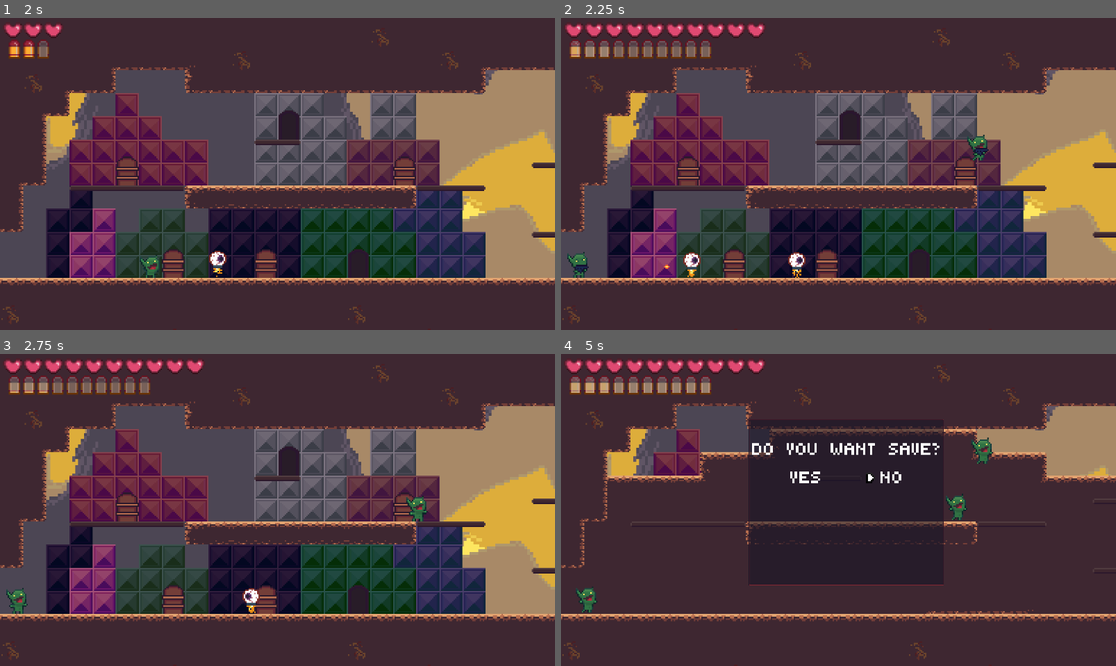
Above: before the commit, frames 1-4 (two rows, left to right).
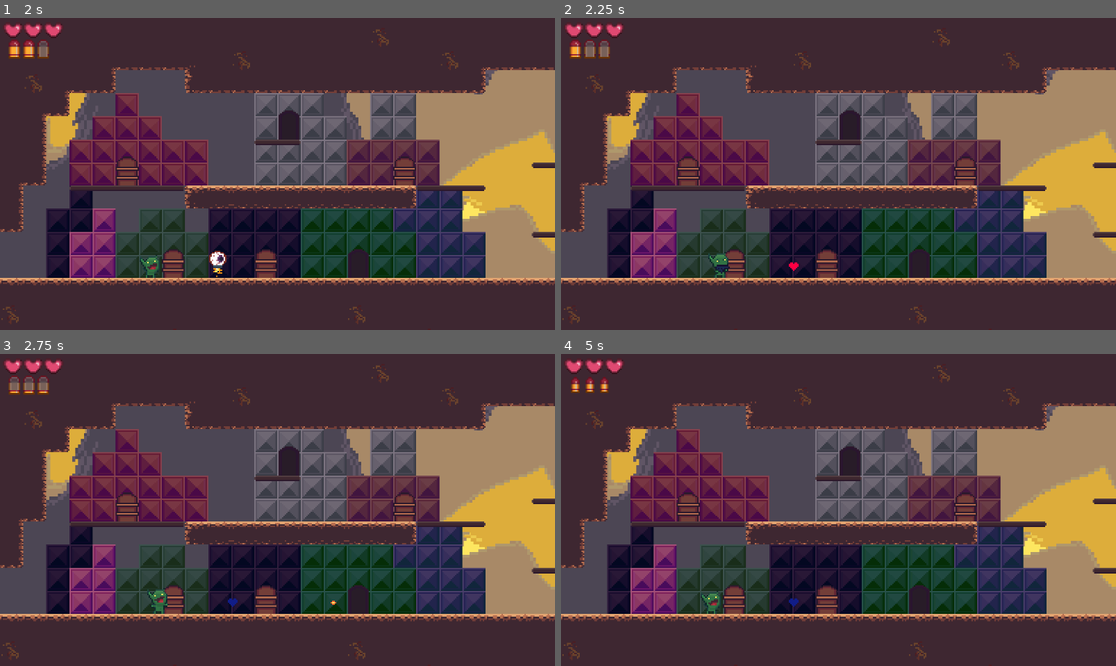
Above: after the commit, the same moments.

Repository: htimsekim/gobbo
Game: Godot game, scene res://src/title/titleMenu.tscn
Two runs of this game, one before a commit and one after it. Both use one fixed random seed, a clock stepped at 60 frames per second and the inputs below.
Inputs (mouse positions are in pixels of both pictures, inside the frame that each line leads up to):
- Up to frame 1 (2 s): click "new game" at 0.5 s; move the mouse to (399, 158) at 1.27 s; hold Right (move_right) from 1.28 s (still down); hold Space (jump) from 1.28 s (still down); click (399, 158) at 1.42 s
- Up to frame 2 (2.25 s): release Right (move_right) at 2 s; release Space (jump) at 2 s; drag from (727, 189) to (716, 264) at 2.02 s
- Up to frame 3 (2.75 s): no input
- Up to frame 4 (5 s): move the mouse to (894, 441) at 2.77 s; hold A (move_left) 2.78-3.5 s; hold Right mouse button (shoot) 2.78-3.5 s; tap Space (jump) at 3.05 s; drag from (810, 572) to (955, 510) at 3.52 s; move the mouse to (1005, 556) at 4.27 s; hold Right (move_right) from 4.28 s (still down); hold Space (jump) from 4.28 s (still down); tap Escape (menu) at 4.9 s

Frame 1 is identical in both runs. In frame 2, 2.5% of the frame differs, in the area x 1-78%, y 1-84%; in frame 3, 2.4%; in frame 4, 44%, in the area x 0-100%, y 1-84%.
Error in both runs: Invalid get index '0' (on base: 'Array'). (res://src/title/newGameButton.gd:11)

Commit message:
save

Diff:
--- a/src/Main/Global.gd
+++ b/src/Main/Global.gd
@@ -6,9 +6,6 @@
 var player
 var ui
 var earthquake_happened = [false, "-prequake", "-postquake"]
-var prevScene = null
-var prevprevScene = null
-var checkscene = ""
 
 func load_player():
 	var root = get_tree().get_root()
@@ -27,56 +24,13 @@
 	get_tree().call_group("projectile","queue_free")
 
 func _deferred_goto_scene(path, spawn: String):
-	#prevScene = current_scene
-	#if prevprevScene != null:
-	checkscene = "res://src/levels/" + current_scene.name + ".tscn"
-	print(path)
+	current_scene.free() # It is now safe to remove the current scene
 	var s = ResourceLoader.load(path) # Load the new scene.
-	print(path)
-	print(checkscene)
-
-
-	if path != checkscene:
-		current_scene = s.instance() # Instance the new scene.
-		if prevprevScene != null:
-			prevprevScene.queue_free()
-		get_tree().get_root().add_child(current_scene) # Add it to the active scene, as child of root.
-		#Optionally, to make it compatible with the SceneTree.change_scene() API.
-		get_tree().set_current_scene(current_scene)
-#	if prevprevScene != null and prevprevScene == current_scene:
-
-	#if get_tree().get_root().get_child(get_tree().get_root().get_child_count() - 3) != null:
-	#	prevScene = get_tree().get_root().get_child(get_tree().get_root().get_child_count() - 3)
-
-	#if prevScene != null and prevScene.name != "Global" and current_scene != null:
-	#	var test = prevScene.name
-	#	get_tree().get_root().get_child(get_tree().get_root().get_child_count() - 3).queue_free()
-	#	get_tree().get_root().add_child(current_scene) # Add it to the active scene, as child of root.
-		#Optionally, to make it compatible with the SceneTree.change_scene() API.
-	#	get_tree().set_current_scene(current_scene)
-	#elif prevScene == currScene and currScene.name != "Global":
-	#	get_tree().get_root().add_child(currScene) # Add it to the active scene, as child of root.
-		#Optionally, to make it compatible with the SceneTree.change_scene() API.
-	#	get_tree().set_current_scene(currScene)
-	prevprevScene = prevScene
-	#elif current_scene == currScene and currScene.name != "Global":
-		#get_tree().get_root().add_child(currScene) # Add it to the active scene, as child of root.
-		#Optionally, to make it compatible with the SceneTree.change_scene() API.
-		#get_tree().set_current_scene(currScene)
-	#	currScene.visible = true
-
-
+	current_scene = s.instance() # Instance the new scene.
+	get_tree().get_root().add_child(current_scene) # Add it to the active scene, as child of root.
+	#Optionally, to make it compatible with the SceneTree.change_scene() API.
+	get_tree().set_current_scene(current_scene)
 
 	camera = current_scene.get_node("level/Camera2D")
 	player.position = current_scene.get_node(str(spawn)).position #set plyr spawn
 	camera.position = current_scene.get_node(str(spawn)).position #set camera spawn
-#	currScene.visible = true
-	#prevScene = get_tree().get_root().get_child(get_tree().get_root().get_child_count() - 3)
-#	if prevScene != null and prevScene.name != "Global":
-#		prevScene.queue_free()
-
-func _process(_delta):
-	if Input.is_action_pressed("menu"):
-		var confirm = load("res://src/UI/saveConfirm.tscn").instance()
-		self.add_child(confirm)
-		get_tree().paused = true
--- /dev/null
+++ b/src/Objects/saveBox.gd
@@ -0,0 +1,6 @@
+extends Area2D
+
+func _on_saveBox_body_entered(body):
+	var confirm = load("res://src/UI/saveConfirm.tscn").instance()
+	self.add_child(confirm)
+	get_tree().paused = true
--- a/src/Objects/saveBox.tscn
+++ b/src/Objects/saveBox.tscn
@@ -1,12 +1,17 @@
-[gd_scene load_steps=3 format=2]
+[gd_scene load_steps=5 format=2]
 
 [ext_resource path="res://assets/art/ui/savebox.png" type="Texture" id=1]
+[ext_resource path="res://src/Objects/saveBox.gd" type="Script" id=2]
 
 [sub_resource type="RectangleShape2D" id=1]
 extents = Vector2( 5.13012, 10.9978 )
 
-[node name="saveBox" type="Node2D"]
+[sub_resource type="RectangleShape2D" id=2]
+extents = Vector2( 13.2479, 0.990902 )
+
+[node name="saveBox" type="Area2D"]
 z_index = 50
+script = ExtResource( 2 )
 
 [node name="Sprite" type="Sprite" parent="."]
 texture = ExtResource( 1 )
@@ -30,3 +35,8 @@
 ]]
 position = Vector2( 17, 5 )
 shape = SubResource( 1 )
+
+[node name="CollisionShape2D" type="CollisionShape2D" parent="."]
+position = Vector2( -1.5389, 15.0014 )
+shape = SubResource( 2 )
+[connection signal="body_entered" from="." to="." method="_on_saveBox_body_entered"]
--- a/src/UI/saveConfirm.gd
+++ b/src/UI/saveConfirm.gd
@@ -9,9 +9,8 @@
 	if Input.is_action_pressed("move_right"):
 		conChoice = "No"
 		get_node("NinePatchRect/VBoxContainer/HBoxContainer/Sprite").position = Vector2(410,70)
-	if Input.is_action_pressed("up"):
-		if conChoice == "No":
-			queue_free()
+	if Input.is_action_pressed("jump"):
 		if conChoice == "Yes":
 			print("saving")
-			queue_free()
+		get_tree().paused = false
+		queue_free()
--- a/src/UI/saveConfirm.tscn
+++ b/src/UI/saveConfirm.tscn
@@ -14,6 +14,7 @@
 font_data = ExtResource( 3 )
 
 [node name="saveConfirm" type="CanvasLayer"]
+pause_mode = 2
 script = ExtResource( 4 )
 
 [node name="NinePatchRect" type="NinePatchRect" parent="."]
@@ -40,16 +41,12 @@
 }
 
 [node name="Label" type="Label" parent="NinePatchRect/VBoxContainer"]
-anchor_top = 0.156
-anchor_bottom = 0.156
 margin_right = 656.0
 margin_bottom = 94.0
 custom_fonts/font = SubResource( 1 )
 text = "Do you want save?"
 
 [node name="HBoxContainer" type="HBoxContainer" parent="NinePatchRect/VBoxContainer"]
-anchor_top = 0.736
-anchor_bottom = 0.736
 margin_top = 98.0
 margin_right = 656.0
 margin_bottom = 192.0
